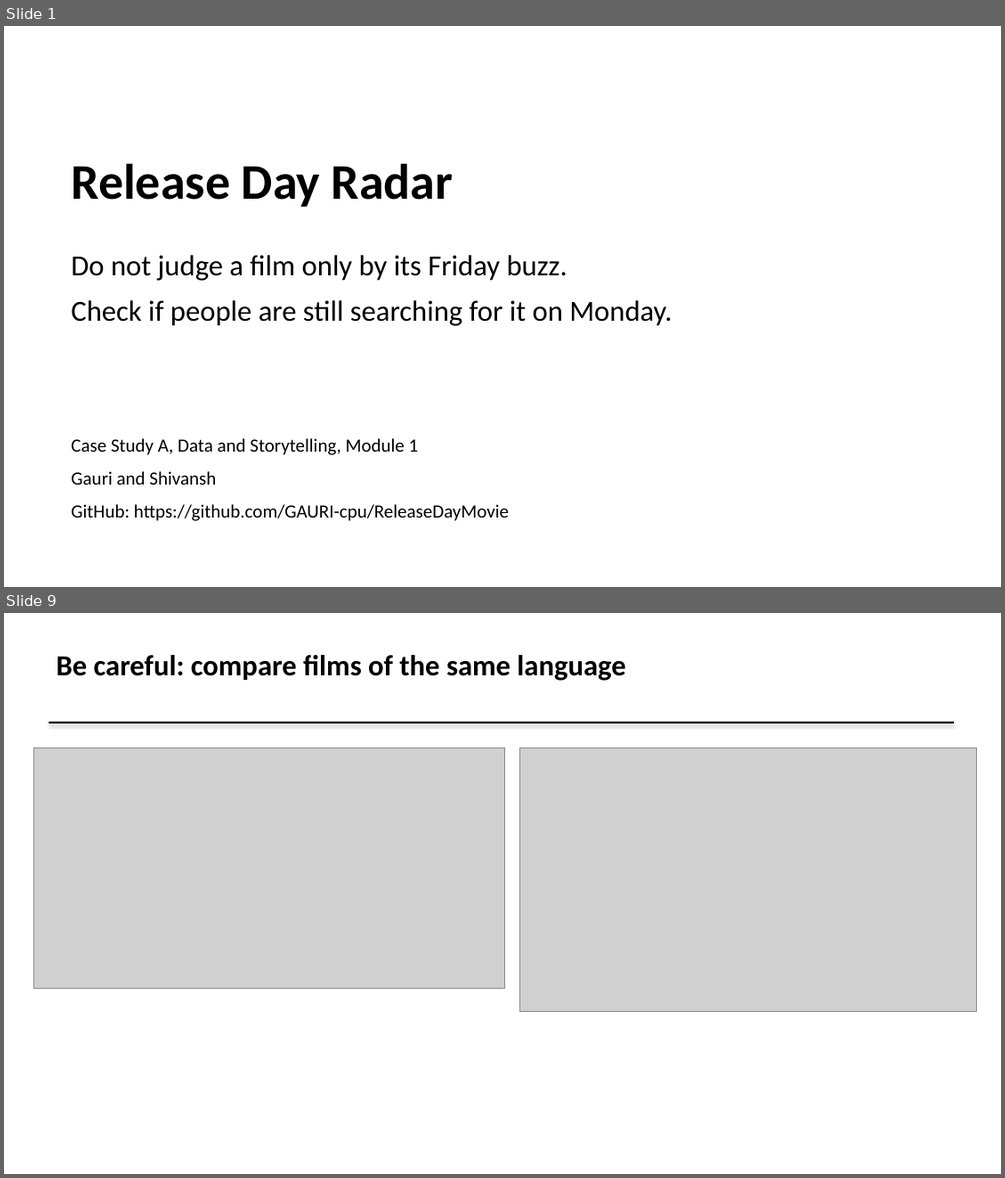
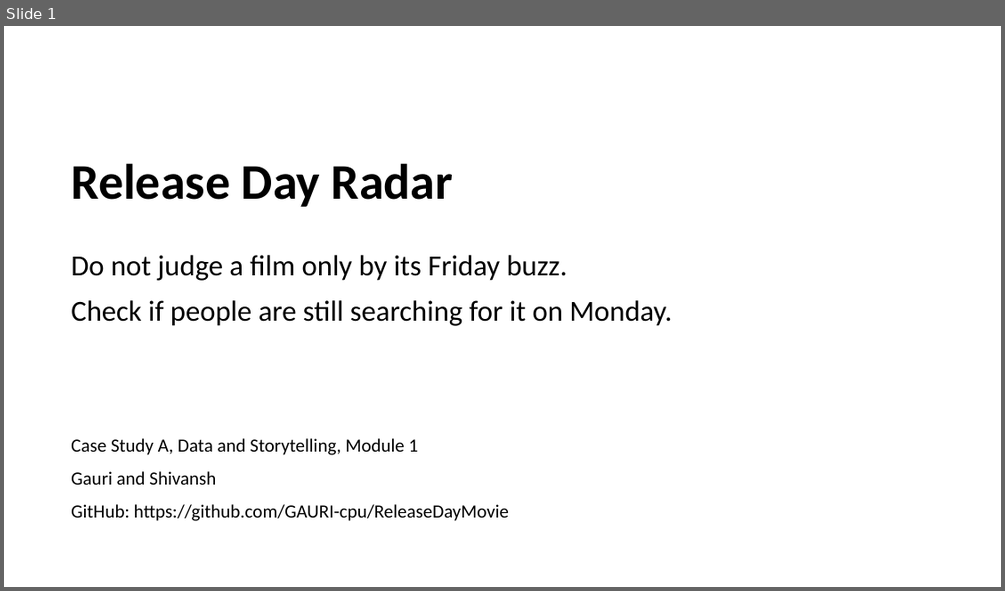
Before and after one commit to GAURI-cpu/ReleaseDayMovie, a slide deck: report/Release Day Radar Slides.pptx. Shown one above the other, each under a label of ours: slides 1 and 9 before the commit, slide 1 after it; the slides between them are not shown. The pictures are 1005x1178 and 1005x591 pixels, drawn with LibreOffice and Linux fonts; fonts in the diff are those of the drawing; grey boxes stand for pictures. Boxes give left, top, right and bottom in pixels: in the first picture for what was removed or moved away, otherwise in the second. Text is boxed around its words. In the diff, an @@ line names an element or a change of style, - is before the commit and + after.

```diff
--- a/report/Release Day Radar Slides.pptx
+++ b/report/Release Day Radar Slides.pptx
@@ slide 9 removed at (4, 613, 1001, 1174), background #FFFFFF @@
@@ text removed at (57, 655, 625, 681) @@
-Be careful: compare films of the same language
@@ rectangle removed at (48, 722, 954, 723) @@
@@ picture removed at (34, 747, 505, 989) @@
@@ picture removed at (520, 747, 976, 1011) @@
```
Also in this commit, not shown: 8 slides changed, 1 slide added, 3 other files.
